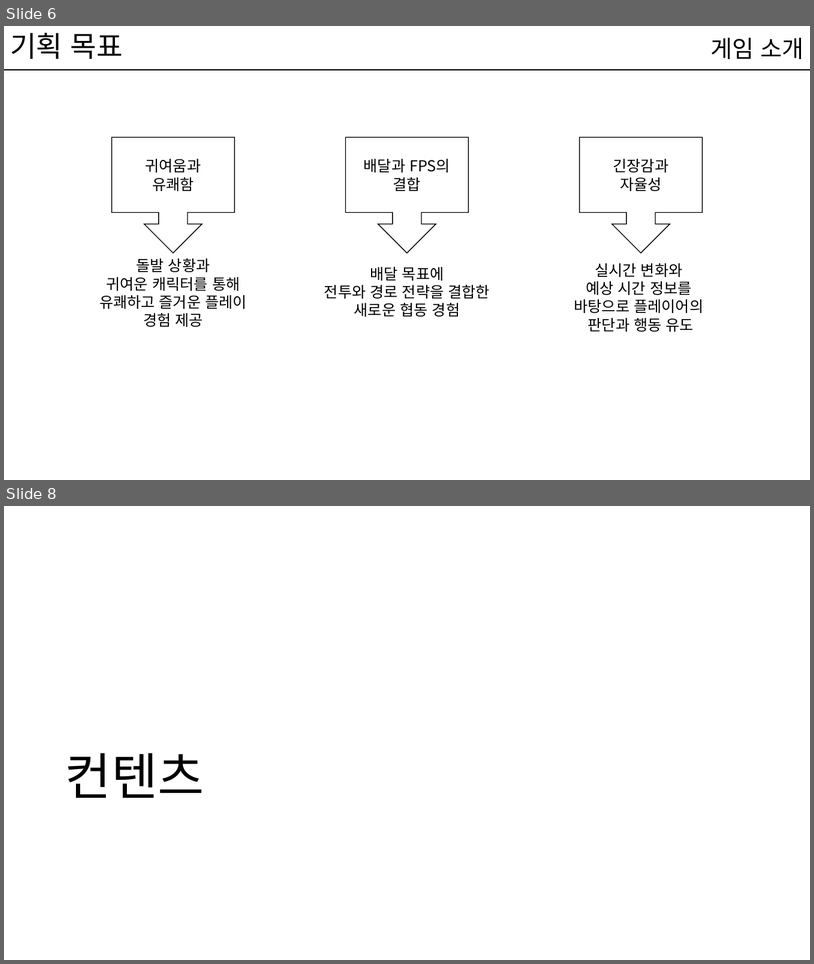
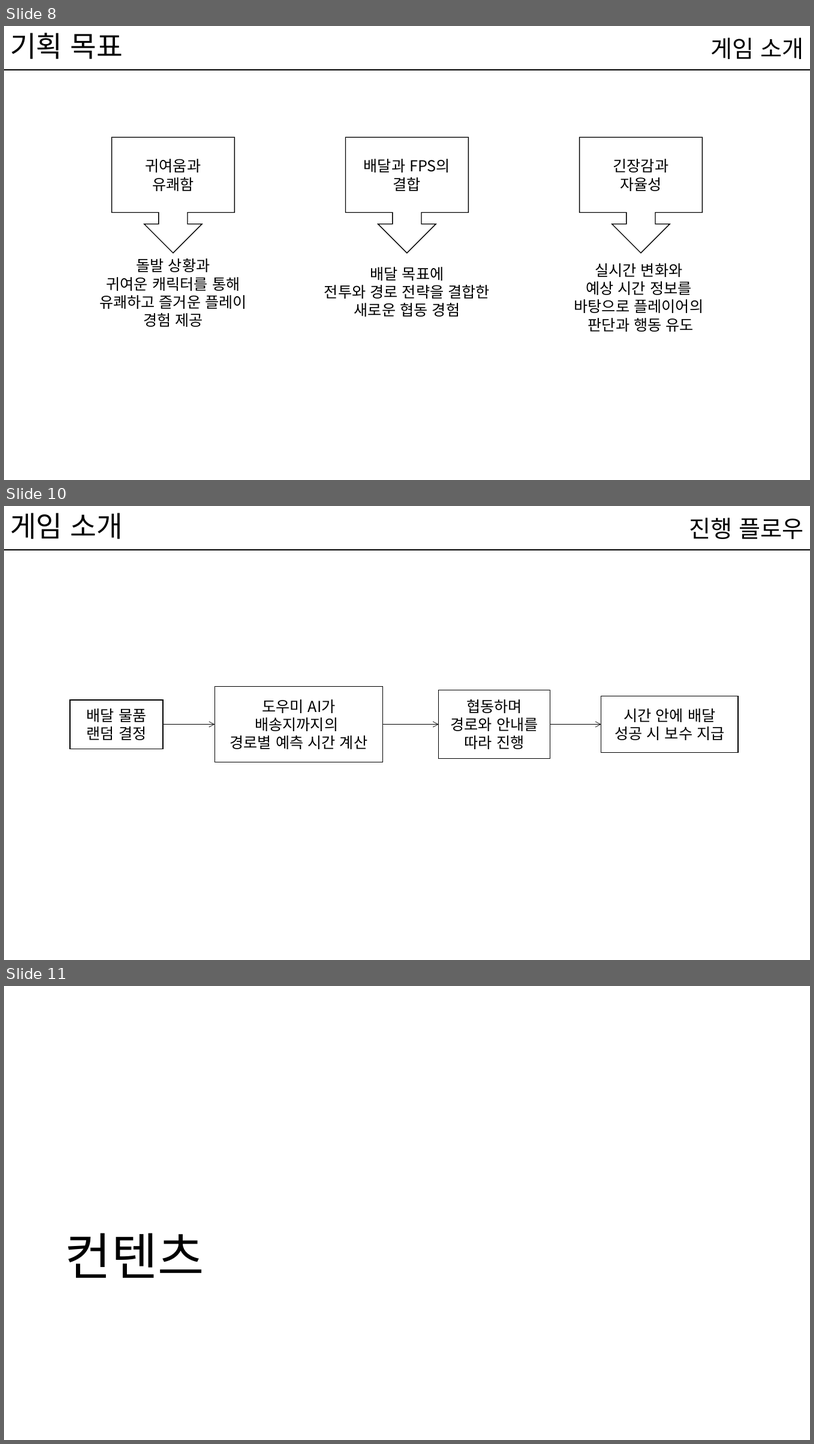
Before and after one commit to kwakyerin/2026_Graduation_Project, a slide deck: documents/HyunahKwon/design/designing/for_teammates/배트와 달트_기획서.pptx. Shown one above the other, each under a label of ours: slides 6 and 8 before the commit, slides 8, 10 and 11 after it; the slides between them are not shown. The pictures are 814x964 and 814x1444 pixels, drawn with LibreOffice and Linux fonts; fonts in the diff are those of the drawing. Boxes give left, top, right and bottom in pixels: in the first picture for what was removed or moved away, otherwise in the second. Text is boxed around its words. In the diff, an @@ line names an element or a change of style, - is before the commit and + after.

```diff
--- a/documents/HyunahKwon/design/designing/for_teammates/배트와 달트_기획서.pptx
+++ b/documents/HyunahKwon/design/designing/for_teammates/배트와 달트_기획서.pptx
@@ slide 10 added at (x1=4, y1=506, x2=810, y2=960), background #FFFFFF; not listed: 1 template element that a slide beside it also shows @@
@@ title added at (x1=10, y1=513, x2=123, y2=539), 34 pt, text #000000 @@
+게임 소개
@@ text added at (x1=690, y1=517, x2=804, y2=539), 28 pt, text #000000 @@
+진행 플로우
@@ rectangle added at (x1=70, y1=700, x2=163, y2=748), fill #FFFFFF, outline #000000 1 pt, 18 pt, text #000000 @@
+배달 물품
+랜덤 결정
@@ rectangle added at (x1=215, y1=686, x2=383, y2=762), fill #FFFFFF, outline #000000 1 pt, 18 pt, text #000000 @@
+도우미 AI가
+배송지까지의
+경로별 예측 시간 계산
@@ rectangle added at (x1=439, y1=690, x2=551, y2=759), fill #FFFFFF, outline #000000 1 pt, 18 pt, text #000000 @@
+협동하며
+경로와 안내를 따라 진행
@@ rectangle added at (x1=602, y1=696, x2=739, y2=753), fill #FFFFFF, outline #000000 1 pt, 18 pt, text #000000 @@
+시간 안에 배달
+성공 시 보수 지급
@@ arrow added from (163, 724) to (215, 724), #000000 0.5 pt @@
@@ arrow added from (383, 724) to (439, 724), #000000 0.5 pt @@
@@ arrow added from (550, 724) to (602, 724), #000000 0.5 pt @@
@@ what was slide 6 is now slide 8 @@
@@ what was slide 8 is now slide 11 @@
```
Also in this commit, not shown: 22 slides changed, 12 other slides added, 1 slide removed, 3 other files.
